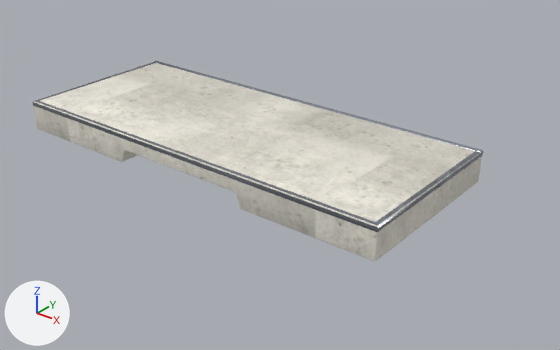
What one commit did to the glTF model public/katalog/modelle/manual-pad-300.gltf.
One viewpoint serves both versions: a 50 mm camera at (3.32, -3.72, 2.24) aimed at (0.31, 0.04, -0.09). Every picture has the same lights, and +X, +Y and +Z are marked at lower left. The older version comes first. Vertices at exactly the same position are counted once.

The first picture shows 'SK0011_Manual-Pad-300.001'.
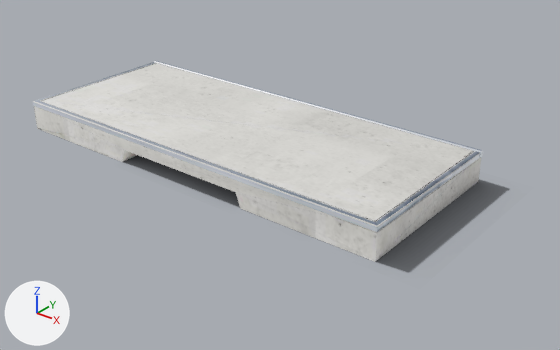
Pixel boxes [x1, y1, x2, y2] of what changed, in the pictures (560 x 350 px):
'Schatten', added: after [39, 129, 509, 272]
part 1 of me_sk0011_manual_pad_300_001, recoloured: [33, 63, 481, 262] in both
part 2 of me_sk0011_manual_pad_300_001, recoloured: [33, 61, 483, 232] in both

Patch to the scene script:
```diff
--- a/public/katalog/modelle/manual-pad-300.gltf.py
+++ b/public/katalog/modelle/manual-pad-300.gltf.py
@@ img_manual_pad_300_licht @@
+img_manual_pad_300_licht = load_image('manual-pad-300_licht', 'texturen/manual-pad-300_licht.jpg', 2048, 2048, 'sRGB')
@@ img_manual_pad_300_schatten @@
+img_manual_pad_300_schatten = load_image('manual-pad-300_schatten', 'texturen/manual-pad-300_schatten.png', 510, 224, 'sRGB')
@@ mat_stahl_web_029 @@
+mat_stahl_web_029 = bpy.data.materials.new('Stahl_web.029')
+# uses the picture img_manual_pad_300_licht
@@ mat_beton_web_038 @@
+mat_beton_web_038 = bpy.data.materials.new('Beton_web.038')
+# uses the picture img_manual_pad_300_licht
@@ mat_schatten_036 @@
+mat_schatten_036 = bpy.data.materials.new('Schatten.036')
+# uses the picture img_manual_pad_300_schatten
@@ me_sk0011_manual_pad_300_001 @@
 me_sk0011_manual_pad_300_001.from_pydata(...)  # 266 vertices, 493 faces; spans x -1.5..1.5, y -0.63..0.63, z 0.0..0.23
 # used by ob_sk0011_manual_pad_300_001; location = (0.0, 0.0, 0.0)
+# me_sk0011_manual_pad_300_001 part 1: all 304 faces that had it switch from mat_beton_web_077 to mat_beton_web_038
+# me_sk0011_manual_pad_300_001 part 2: all 189 faces that had it switch from mat_stahl_web_062 to mat_stahl_web_029
@@ me_schatten @@
+me_schatten.from_pydata(...)  # 4 vertices, 2 faces; spans x -1.53..1.81, y -0.71..0.76, z 0.0
+me_schatten.materials.append(mat_schatten_036)
@@ ob_schatten @@
+ob_schatten = bpy.data.objects.new('Schatten', me_schatten)
+ob_schatten.location = (0.0, 0.0, 0.0)
```
